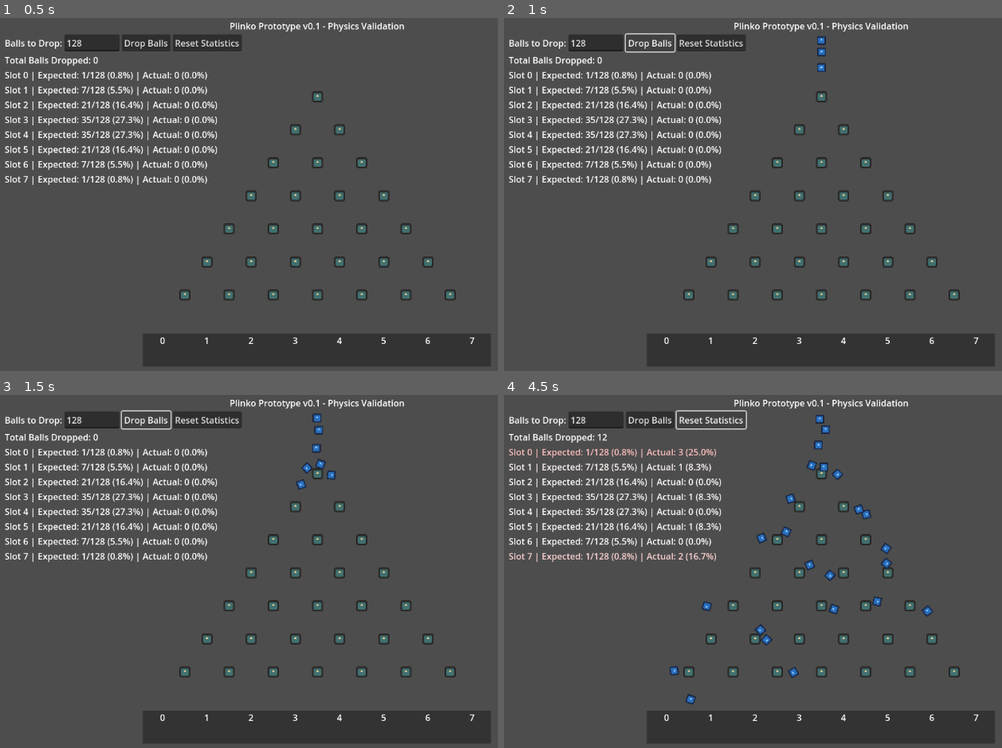
Above: before the commit, frames 1-4 (two rows, left to right).
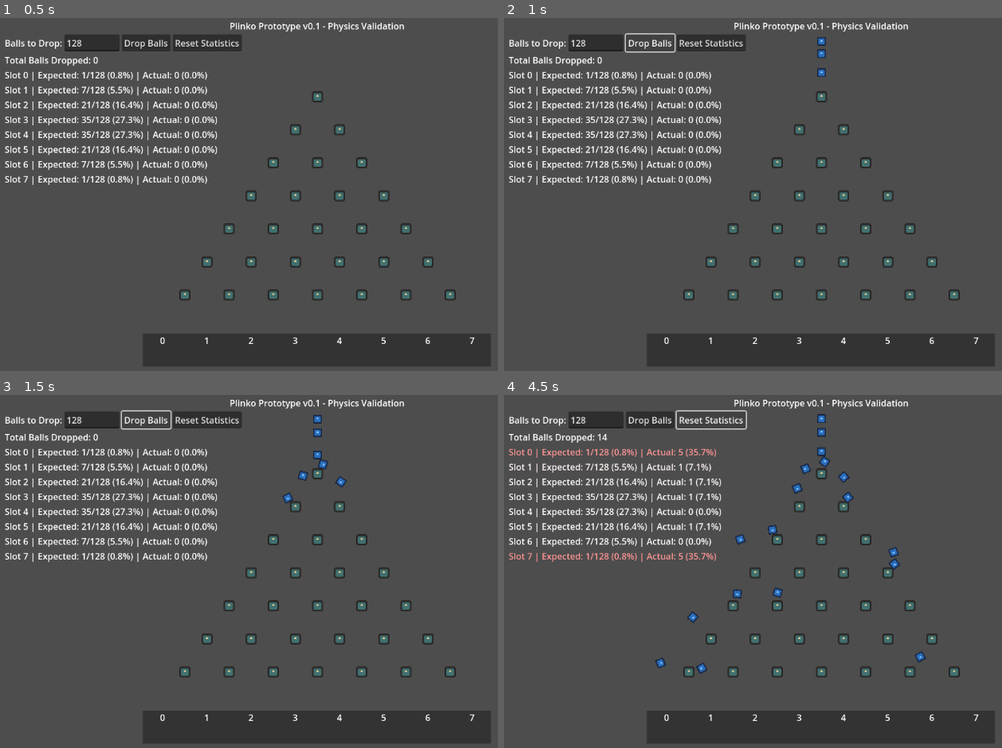
Above: after the commit, the same moments.

Repository: ifreuds/project_plinko
Game: Godot game, scene res://main.tscn
Same seed, same stepped clock (60 frames per second), same inputs: the game is played once before the commit and once after it. The engine's default icon, where the game draws it, is replaced by a stand-in: a white triangle on a blue panel in a dark square.
Inputs:
- Up to frame 1 (0.5 s): no input
- Up to frame 2 (1 s): click "Drop Balls" at 0.5 s
- Up to frame 3 (1.5 s): click "Drop Balls" at 1.25 s
- Up to frame 4 (4.5 s): click "Drop Balls" at 2 s; click "Reset Statistics" at 2.75 s

Frame 1 is identical in both runs. In frame 2, 0.1% of the frame differs, in the area x 62-65%, y 5-17%; in frame 3, 0.5%; in frame 4, 2.4%, in the area x 1-87%, y 5-88%.

Commit message:
Fix center drop and make physics more interesting
- Removed random horizontal push - balls now drop straight from center
- Increased ball bounce: 0.1 → 0.2 (more visual interest)
- Increased pin bounce: 0.1 → 0.15 (more bounce off pins)
- Increased gravity: 1.0 → 1.2 (faster, more dynamic)
- Reduced linear damp: 0.5 → 0.3 (less resistance, more movement)

Balls now drop from exact center, physics is more exciting
while maintaining balanced distribution

🤖 Generated with [Claude Code](https://claude.com/claude-code)

Co-Authored-By: Claude <noreply@anthropic.com>

Diff:
--- a/ball.gd
+++ b/ball.gd
@@ -4,9 +4,8 @@
 # Removed when it enters a scoring slot
 
 func _ready():
-	# Add very slight random horizontal velocity for initial variation
-	var random_push = randf_range(-5, 5)
-	linear_velocity = Vector2(random_push, 0)
+	# No initial push - let physics and pin collisions create randomness
+	pass
 
 func remove():
 	# Use deferred call to avoid physics errors
--- a/ball.tscn
+++ b/ball.tscn
@@ -5,15 +5,15 @@
 
 [sub_resource type="PhysicsMaterial" id="PhysicsMaterial_ktgx5"]
 friction = 0.3
-bounce = 0.1
+bounce = 0.2
 
 [sub_resource type="CircleShape2D" id="CircleShape2D_hgol0"]
 radius = 8.0
 
 [node name="Ball" type="RigidBody2D"]
 physics_material_override = SubResource("PhysicsMaterial_ktgx5")
-gravity_scale = 1.0
-linear_damp = 0.5
+gravity_scale = 1.2
+linear_damp = 0.3
 script = ExtResource("1_ball")
 
 [node name="CollisionShape2D" type="CollisionShape2D" parent="."]
--- a/pin.tscn
+++ b/pin.tscn
@@ -5,7 +5,7 @@
 
 [sub_resource type="PhysicsMaterial" id="PhysicsMaterial_h4t62"]
 friction = 0.3
-bounce = 0.1
+bounce = 0.15
 
 [sub_resource type="CircleShape2D" id="CircleShape2D_sw3mb"]
 radius = 10.0
